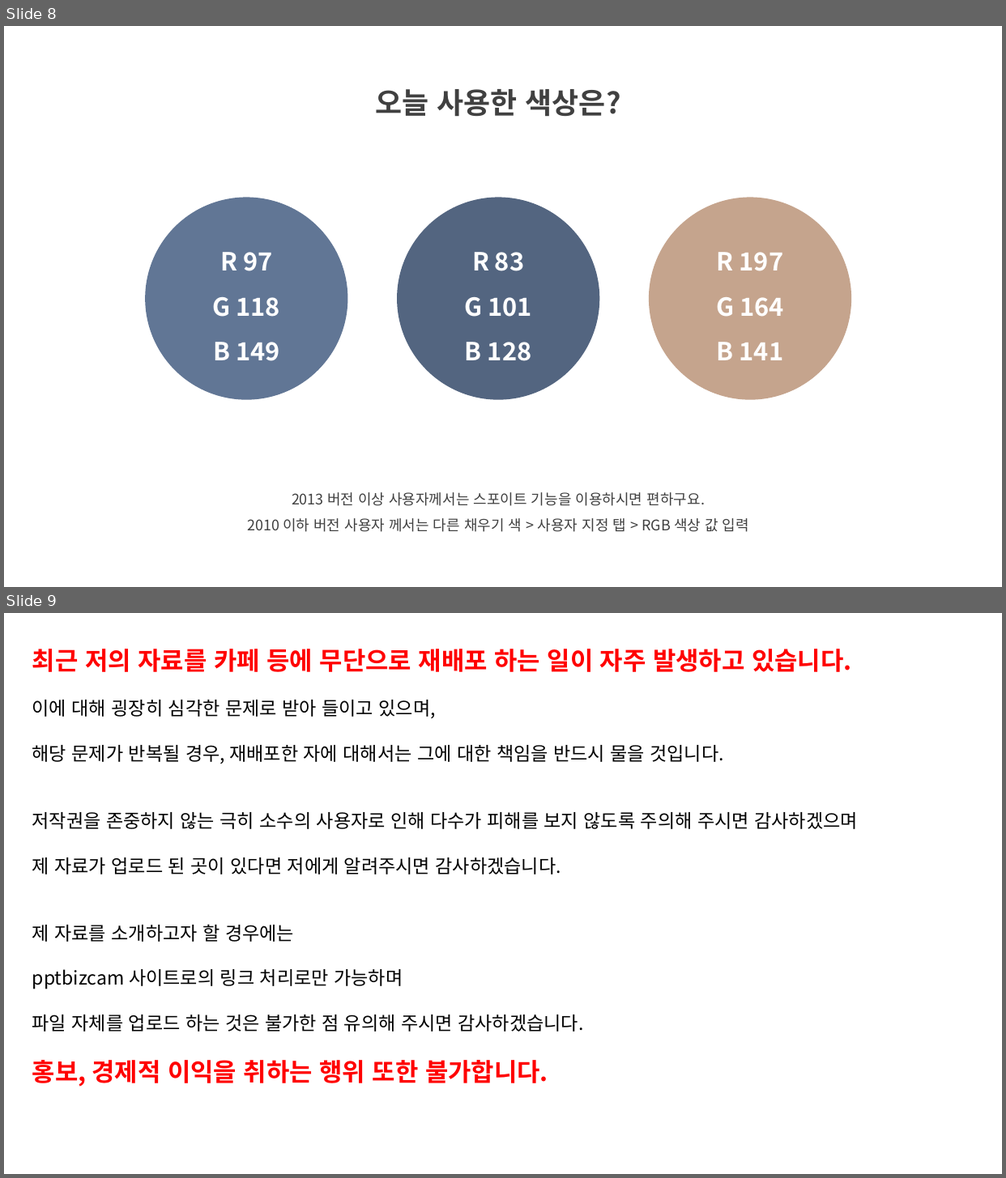
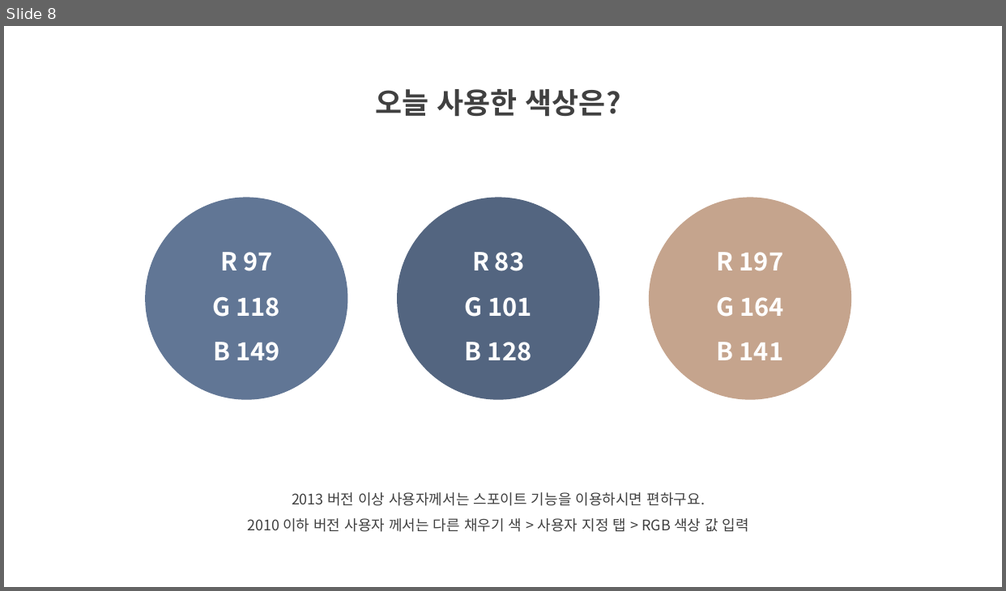
Before and after one commit to ohnchangmin/KB_study, a slide deck: C#/개인프로젝트/포트폴리오_GYM [자동 저장].pptx. Shown one above the other, each under a label of ours: slides 8 and 9 before the commit, slide 8 after it. The pictures are 1006x1178 and 1006x591 pixels, drawn with LibreOffice and Linux fonts; fonts in the diff are those of the drawing. Boxes give left, top, right and bottom in pixels: in the first picture for what was removed or moved away, otherwise in the second. Text is boxed around its words. In the diff, an @@ line names an element or a change of style, - is before the commit and + after.

```diff
--- a/C#/개인프로젝트/포트폴리오_GYM [자동 저장].pptx
+++ b/C#/개인프로젝트/포트폴리오_GYM [자동 저장].pptx
@@ slide 9 removed at bbox=[4, 613, 1002, 1174], background #FFFFFF @@
@@ text removed at bbox=[32, 649, 858, 1087] @@
-최근 저의 자료를 카페 등에 무단으로 재배포 하는 일이 자주 발생하고 있습니다.
-이에 대해 굉장히 심각한 문제로 받아 들이고 있으며,
-해당 문제가 반복될 경우, 재배포한 자에 대해서는 그에 대한 책임을 반드시 물을 것입니다.
-저작권을 존중하지 않는 극히 소수의 사용자로 인해 다수가 피해를 보지 않도록 주의해 주시면 감사하겠으며
-제 자료가 업로드 된 곳이 있다면 저에게 알려주시면 감사하겠습니다.
-제 자료를 소개하고자 할 경우에는
-pptbizcam 사이트로의 링크 처리로만 가능하며
-파일 자체를 업로드 하는 것은 불가한 점 유의해 주시면 감사하겠습니다.
-홍보, 경제적 이익을 취하는 행위 또한 불가합니다.
```
Also in this commit, not shown: 1 slide changed.
